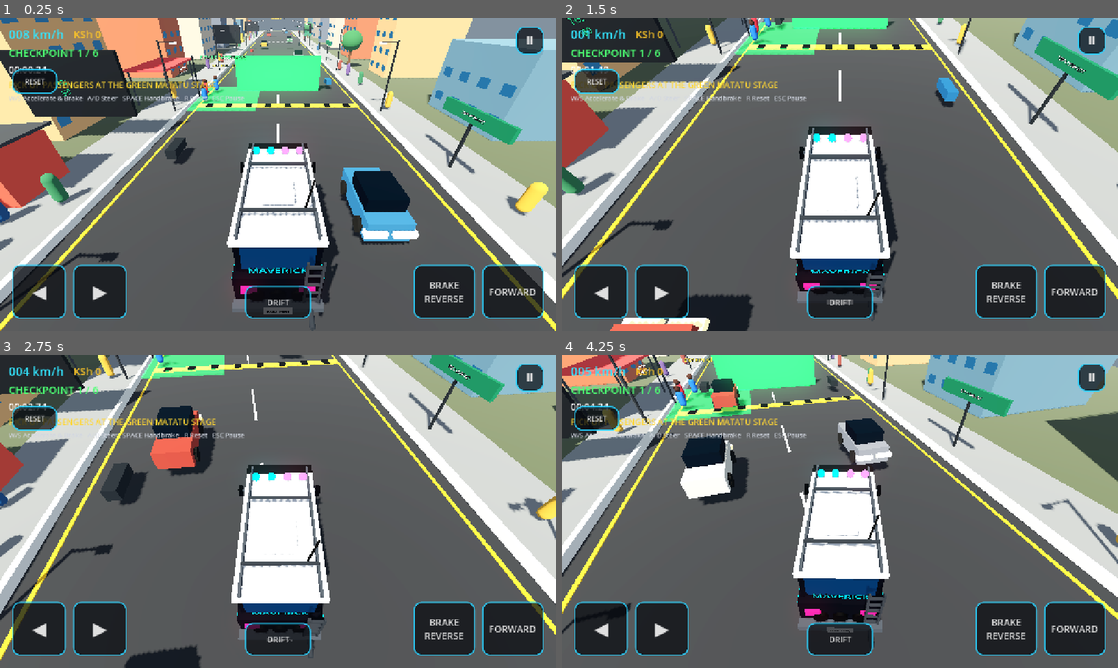
Above: before the commit, frames 1-4 (two rows, left to right).
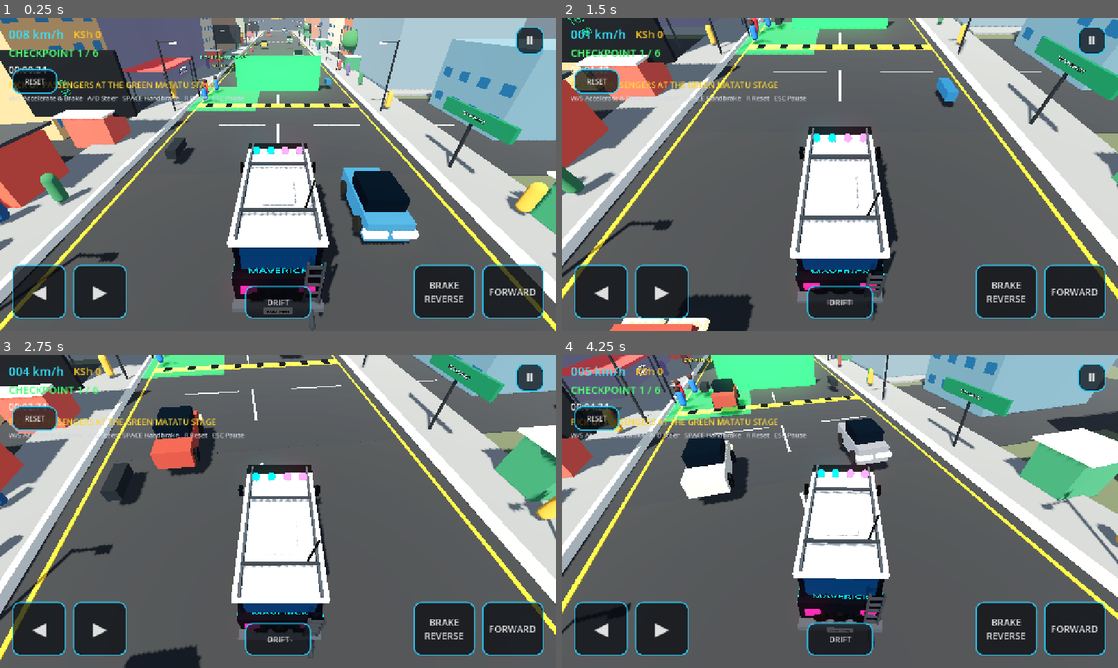
Above: after the commit, the same moments.

Repository: beathubonline-arch/Matatu-Mayhem
Game: Godot game, scene res://scenes/main/Main.tscn
The game is run twice, just before and just after one commit, with the same random seed, the same clock (stepped at 60 frames per second) and the same inputs.
Inputs (mouse positions are in pixels of both pictures, inside the frame that each line leads up to):
- Up to frame 1 (0.25 s): no input
- Up to frame 2 (1.5 s): move the mouse to (962, 158) at 0.52 s; hold D (steer_right) 0.53-1.28 s; hold N (radio_next) 0.53-1.28 s; click (962, 158) at 0.67 s; move the mouse to (728, 190) at 1.27 s; hold S (brake) from 1.28 s (still down); tap M (radio_toggle) at 1.35 s
- Up to frame 3 (2.75 s): move the mouse to (333, 442) at 2.02 s; release S (brake) at 2.03 s; hold D (steer_right) from 2.03 s (still down); hold N (radio_next) from 2.03 s (still down)
- Up to frame 4 (4.25 s): move the mouse to (812, 574) at 2.77 s; release D (steer_right) at 2.78 s; release N (radio_next) at 2.78 s; hold W (accelerate) 2.78-3.53 s; tap M (radio_toggle) at 2.85 s; click (812, 574) at 2.92 s; move the mouse to (1006, 558) at 3.52 s; hold A (steer_left) from 3.53 s (still down); hold N (radio_next) from 3.53 s (still down)

The runs differ from the first frame. In frame 1, 13% of the frame differs, in the area x 9-100%, y 0-70%; in frame 2, 5.6%; in frame 3, 7.0%; in frame 4, 10%.

Commit message:
Wire multi-street CBD district into main world

Diff:
--- a/scenes/main/Main.tscn
+++ b/scenes/main/Main.tscn
@@ -14,6 +14,7 @@
 [ext_resource type="Script" path="res://scripts/audio/MatatuRadio.gd" id="12_radio"]
 [ext_resource type="Script" path="res://scripts/environment/CBDLifeManager.gd" id="13_cbd_life"]
 [ext_resource type="Script" path="res://scripts/gameplay/MatatuCultureManager.gd" id="14_culture"]
+[ext_resource type="Script" path="res://scripts/environment/CBDRouteDistrict.gd" id="15_cbd_district"]
 
 [sub_resource type="SphereShape3D" id="CameraShape"]
 radius = 0.35
@@ -23,6 +24,8 @@
 [node name="World" type="Node3D" parent="."]
 [node name="Environment" type="Node3D" parent="World"]
 [node name="TestMap" parent="World/Environment" instance=ExtResource("1_map")]
+[node name="CBDRouteDistrict" type="Node3D" parent="World/Environment"]
+script = ExtResource("15_cbd_district")
 
 [node name="Gameplay" type="Node3D" parent="."]
 
Not shown: 1 places in scenes/main/Main.tscn that only renumber resources
